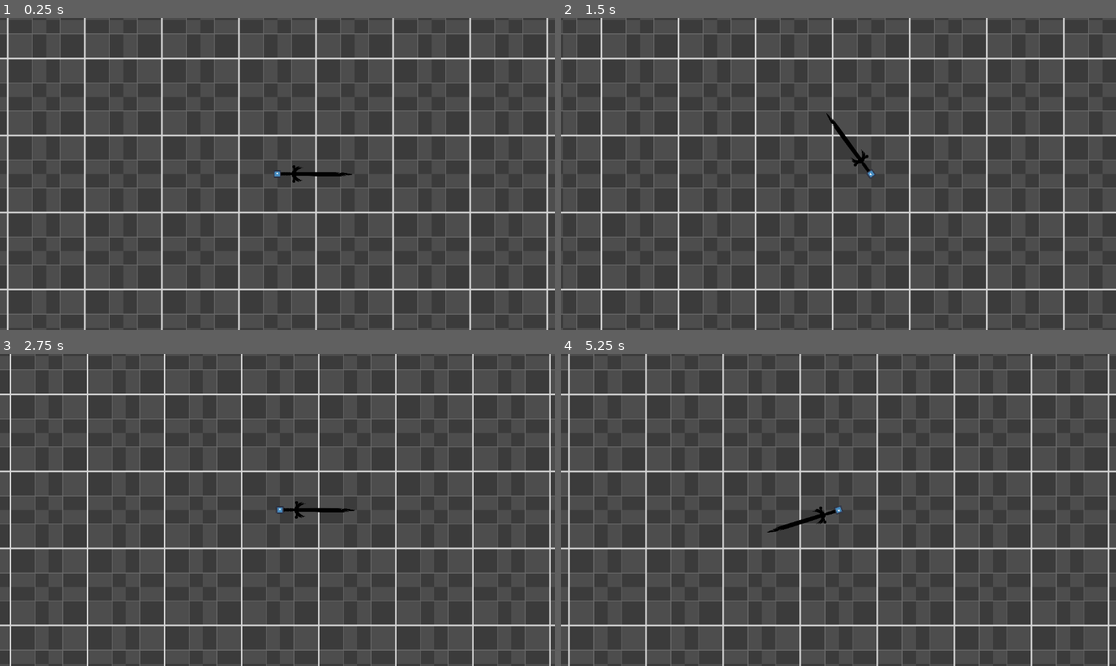
Above: before the commit, frames 1-4 (two rows, left to right).
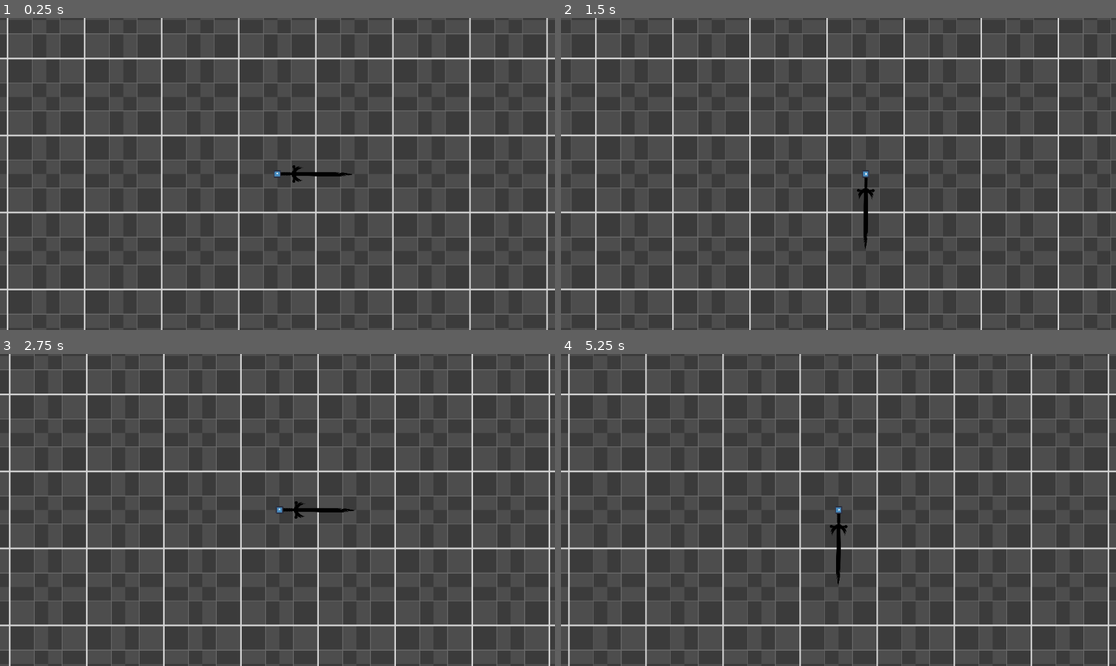
Above: after the commit, the same moments.

Repository: TreacherousDev/Sword-Movement-and-Rotation
Game: Godot game, scene res://sword.tscn
Same seed, same stepped clock (60 frames per second), same inputs: the game is played once before the commit and once after it. The project has no main scene, so this scene is started directly. The engine's default icon, where the game draws it, is replaced by a stand-in: a white triangle on a blue panel in a dark square.
Inputs:
- Up to frame 1 (0.25 s): no input
- Up to frame 2 (1.5 s): tap Enter at 0.5 s; hold D (right) 0.53-1.28 s; hold Space 0.53-1.28 s; hold S (down) from 1.28 s (still down); tap Space at 1.35 s
- Up to frame 3 (2.75 s): tap Space at 1.52, 1.82 s; release S (down) at 2.03 s; hold D (right) from 2.03 s (still down); hold Space from 2.03 s (still down)
- Up to frame 4 (5.25 s): release D (right) at 2.78 s; release Space at 2.78 s; hold Up (ui_up) 2.78-3.53 s; tap Space at 2.85, 3.02, 3.32, 4.35, 4.52, 4.82 s; hold Space 3.53-4.28 s; hold A (left) 3.53-5.03 s; tap Enter at 5 s; hold S (down) from 5.03 s (still down); hold Space from 5.03 s (still down)

The runs differ from the first frame. In frame 1, 1.2% of the frame differs, in the area x 1-99%, y 0-100%; in frame 2, 9.2%, in the area x 0-100%, y 0-100%; in frame 3, 5.1%; in frame 4, 1.8%.

Commit message:
revamped rotation controls
clockwise to right hand controls, counterclockwise to left

Diff:
--- a/Sword.gd
+++ b/Sword.gd
@@ -8,34 +8,43 @@
 	offset.x = sword_size / 2
 
 func _process(_delta):
+	var clockwise = false if Input.is_key_pressed(KEY_SPACE) else true
+	if !rotating:
+		check_input()
 
-	var clockwise = false if Input.is_key_pressed(KEY_SPACE) else true
 
-	if !rotating:
-		if Input.is_action_just_pressed("right"):
-			rotate_sword(180, 0, clockwise, "right")
+func check_input():
+	if Input.is_action_just_pressed("right"):
+		rotate_sword(180, 0, false, "right")
+	elif Input.is_action_just_pressed("down"):
+		rotate_sword(270, 90, false, "down")
+	elif Input.is_action_just_pressed("left"):
+		rotate_sword(0, 180, false, "left")
+	elif Input.is_action_just_pressed("up"):
+		rotate_sword(90, 270, false, "up")
 
-		elif Input.is_action_just_pressed("down"):
-			rotate_sword(270, 90, clockwise, "down")
-
-		elif Input.is_action_just_pressed("left"):
-			rotate_sword(0, 180, clockwise, "left")
-
-		elif Input.is_action_just_pressed("up"):
-			rotate_sword(90, 270, clockwise, "up")
+	elif Input.is_action_just_pressed("ui_right"):
+		rotate_sword(180, 0, true, "right")
+	elif Input.is_action_just_pressed("ui_down"):
+		rotate_sword(270, 90, true, "down")
+	elif Input.is_action_just_pressed("ui_left"):
+		rotate_sword(0, 180, true, "left")
+	elif Input.is_action_just_pressed("ui_up"):
+		rotate_sword(90, 270, true, "up")
 
 
 func rotate_sword(to_rotation_if_same: int, to_rotation_if_different: int, clockwise: bool, to_orientation: String):
 	rotation_degrees = wrapf(rotation_degrees, 0, 360)
 
-	var rotation_value = to_rotation_if_same if (to_orientation == orientation) else to_rotation_if_different
+	var target_rotation = to_rotation_if_same if (to_orientation == orientation) else to_rotation_if_different
 
+	#add / subtract 1 full rotation so interpolation happens in the proper direction
+	#ex: 270 to 90 clockwise will be 270 to 450, since negatively incrementing will be ccw rotation
+	#rotation will be wrapped back to 0-360 on the next rotation call
 	if clockwise == true:
-		rotation_value += 360 if (rotation_degrees > rotation_value) else 0
+		target_rotation += 360 if (rotation_degrees > target_rotation) else 0
 	elif clockwise == false:
-		rotation_value -= 360 if (rotation_degrees < rotation_value) else 0
-
-	var target_rotation = rotation_degrees + rotation_value - (int(rotation_degrees) % 360)
+		target_rotation -= 360 if (rotation_degrees < target_rotation) else 0
 
 	var move_direction := Vector2.ZERO
 	var move: bool = to_orientation == orientation
@@ -58,7 +67,7 @@
 	handle_rotation(target_rotation, move_direction, to_orientation, move)
 
 func handle_rotation(target_rotation: int, position_value: Vector2, orientation_value: String, move: bool):
-	var delay = 0.3
+	var delay = 0.15
 	rotating = true
 
 	if move == true:
@@ -66,7 +75,7 @@
 		global_position += position_value
 
 	var tween = get_tree().create_tween()
-	tween.tween_property(self, "rotation_degrees", target_rotation, delay).set_trans(Tween.TRANS_QUART).set_ease(Tween.EASE_IN)
+	tween.tween_property(self, "rotation_degrees", target_rotation, delay).set_trans(Tween.TRANS_QUART).set_ease(Tween.EASE_OUT)
 	await get_tree().create_timer(delay).timeout
 
 	if move == true:
--- a/sword.tscn
+++ b/sword.tscn
@@ -18,17 +18,21 @@
 [node name="Node2D" type="Node2D"]
 
 [node name="SwordSprite" type="Sprite2D" parent="."]
-position = Vector2(-2, 0)
 texture = ExtResource("1_4imja")
 script = ExtResource("2_vuk08")
 
 [node name="Sprite2D" type="Sprite2D" parent="SwordSprite"]
+visible = false
+texture = ExtResource("1_4imja")
+
+[node name="Icon" type="Sprite2D" parent="SwordSprite"]
 scale = Vector2(0.6, 0.6)
 texture = ExtResource("3_nw2pn")
 
 [node name="Camera2D" type="Camera2D" parent="SwordSprite"]
 position = Vector2(2, 0)
 zoom = Vector2(0.2, 0.2)
+process_callback = 0
 position_smoothing_enabled = true
 position_smoothing_speed = 2.0
 
